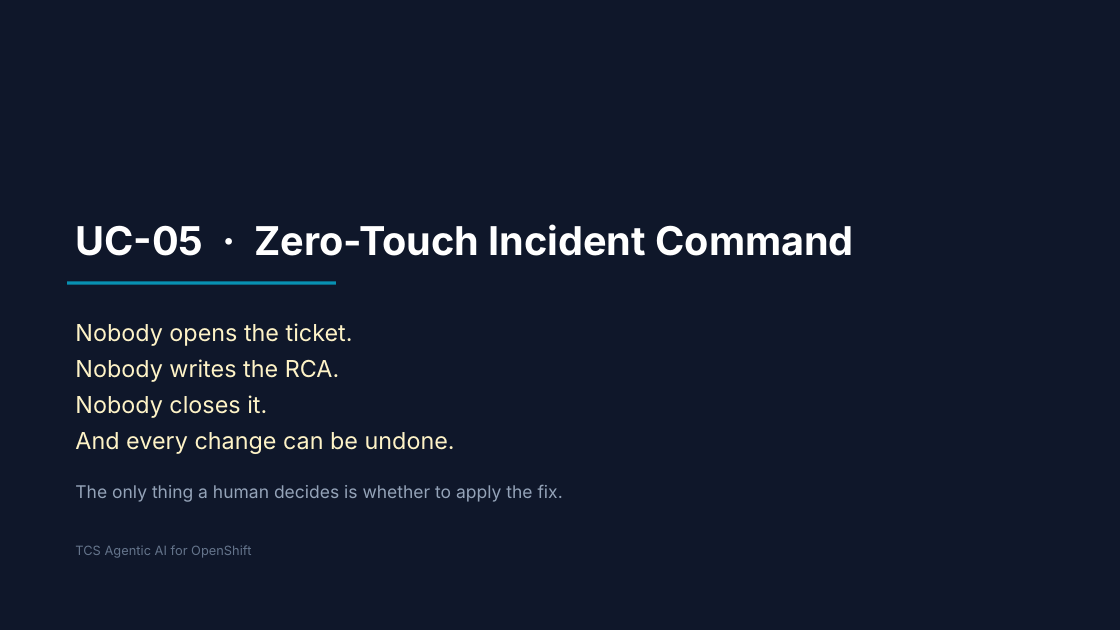
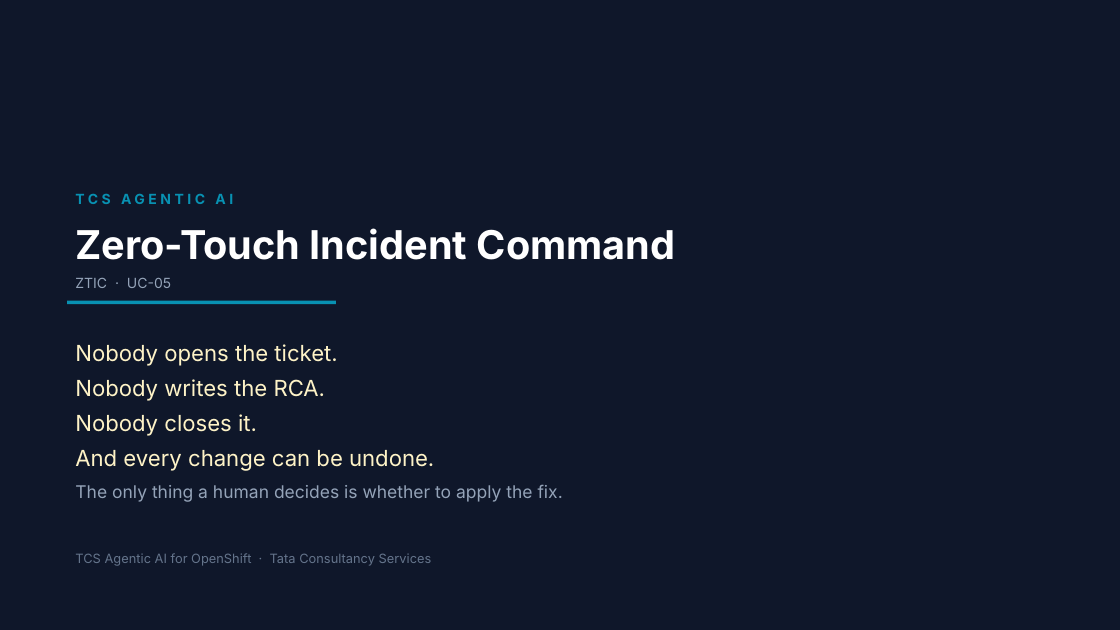
Before and after one commit to cskaruppu/Openshift-mcp-server, a slide deck: slide 16 of usecase/TCS_Agentic_AI_UC05_Zero_Touch_Incident_Command.pptx. Drawn at 1120x630 pixels with LibreOffice and Linux fonts; fonts in the diff are those of the drawing. Boxes give left, top, right and bottom in pixels: in the first picture for what was removed or moved away, otherwise in the second. Text is boxed around its words. In the diff, an @@ line names an element or a change of style, - is before the commit and + after.

```diff
--- a/usecase/TCS_Agentic_AI_UC05_Zero_Touch_Incident_Command.pptx
+++ b/usecase/TCS_Agentic_AI_UC05_Zero_Touch_Incident_Command.pptx
@@ text added at [75,194,233,204], 12 pt, text #0891B2, bold @@
+TCS AGENTIC AI
@@ text at [75,228,675,260]: text changed @@
-UC-05 · Zero-Touch Incident Command
+Zero-Touch Incident Command
@@ text added at [75,278,171,288], 12 pt, text #94A3B8 @@
+ZTIC · UC-05
@@ text "Nobody opens the ticket.": place and size @@
-text "Nobody opens the ticket." at [75,323,455,454]
+text "Nobody opens the ticket." at [75,344,434,471]
@@ rectangle: place and size @@
-rectangle at [67,281,336,285]
+rectangle at [67,301,336,304]
@@ text "Nobody opens the ticket." at [75,344,434,471]: size 20 to 19 pt; line spacing 31pt to 30pt @@
@@ text at [75,553,432,566]: text changed @@
-TCS Agentic AI for OpenShift
+TCS Agentic AI for OpenShift · Tata Consultancy Services
```
Also in this commit, not shown: 15 other slides changed, 5 other files.
